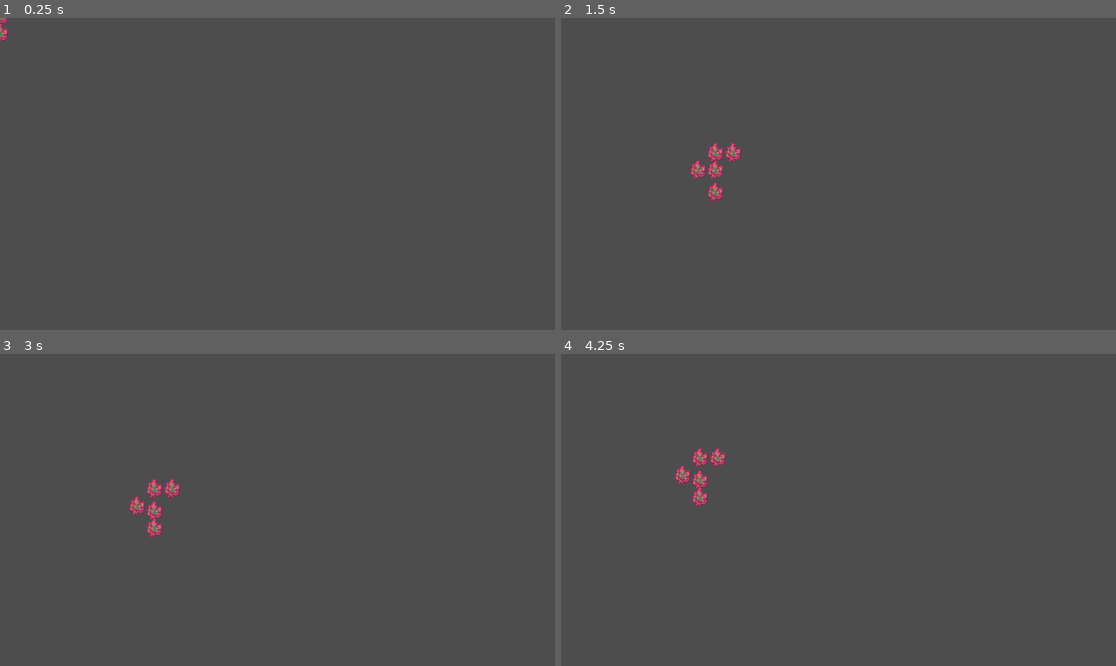
Above: before the commit, frames 1-4 (two rows, left to right).
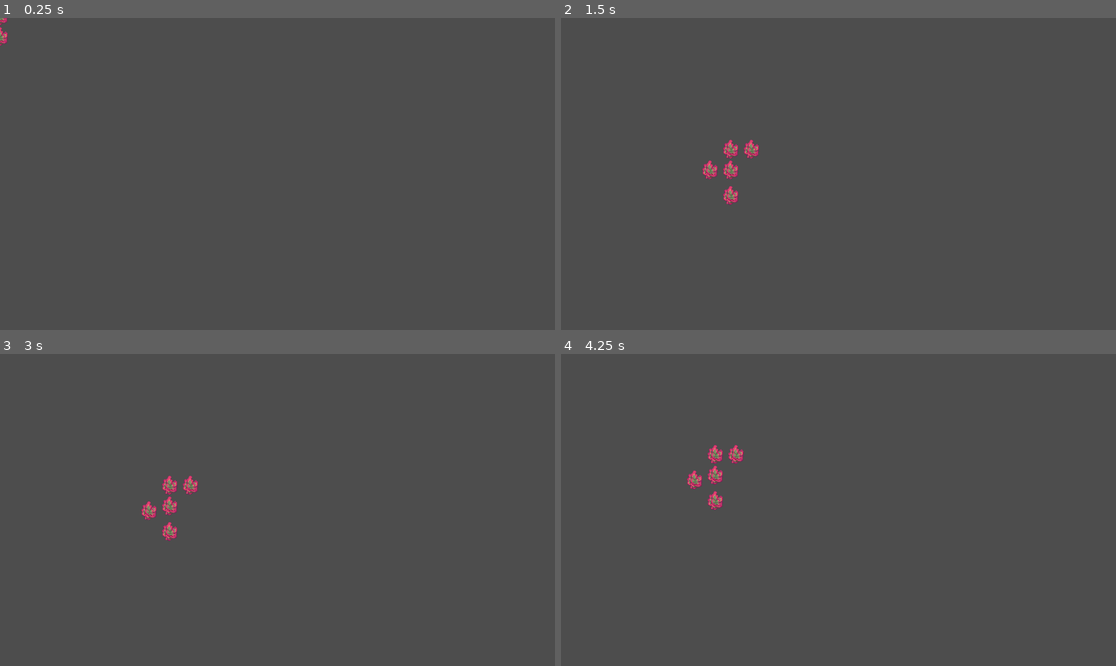
Above: after the commit, the same moments.

Repository: Ihmayor/Growup_GameJam_2025
Game: Godot game, scene res://scenes/Tetraminos/_1-.tscn
Two runs of this game, one before a commit and one after it. Both use one fixed random seed, a clock stepped at 60 frames per second and the inputs below. This scene is started directly instead of the project's main scene.
Inputs (mouse positions are in pixels of both pictures, inside the frame that each line leads up to):
- Up to frame 1 (0.25 s): no input
- Up to frame 2 (1.5 s): tap Enter at 0.5 s; move the mouse to (561, 33) at 0.52 s; hold E (rotate_right) 0.53-1.28 s; hold Right mouse button (Shovel) 0.53-1.28 s; tap Space at 1.25 s; move the mouse to (727, 189) at 1.27 s; hold Q (rotate_left) from 1.28 s (still down); click (727, 189) at 1.35 s
- Up to frame 3 (3 s): tap Enter at 2 s; move the mouse to (155, 506) at 2.02 s; release Q (rotate_left) at 2.03 s; hold J (test_calculate) 2.03-2.78 s; hold E (rotate_right) from 2.03 s (still down); tap Space at 2.75 s; move the mouse to (155, 506) at 2.77 s; right-click (155, 506) at 2.85 s
- Up to frame 4 (4.25 s): tap Enter at 3.5 s; move the mouse to (716, 491) at 3.52 s; release E (rotate_right) at 3.53 s; press the mouse at (716, 491) at 3.53 s; hold Q (rotate_left) from 3.53 s (still down)

The runs differ from the first frame. In frame 1, less than 0.1% of the frame differs, in the area x 0-2%, y 2-9%; in frame 2, 0.9%; in frame 3, 1.0%; in frame 4, 1.0%, in the area x 20-33%, y 29-51%.
Error in both runs: Invalid access to property or key 'first_image' on a base object of type 'Nil'. (res://scripts/resources/Placement/Place.gd:33)

Commit message:
all minoes done

Diff:
--- a/grow_up_game_jam_2025/scenes/Tetraminos/-1_.tscn
+++ b/grow_up_game_jam_2025/scenes/Tetraminos/-1_.tscn
@@ -1,25 +1,36 @@
-[gd_scene load_steps=4 format=3 uid="uid://cnnuahotkldda"]
+[gd_scene load_steps=5 format=3 uid="uid://cnnuahotkldda"]
 
 [ext_resource type="PackedScene" uid="uid://clcpi0nnnycif" path="res://scenes/Plant.tscn" id="1_e2pjf"]
-[ext_resource type="PackedScene" uid="uid://dnieu44y3sd5u" path="res://scenes/Flower.tscn" id="2_nr6ki"]
+[ext_resource type="PackedScene" uid="uid://b7ohs74b7dwdn" path="res://scenes/Flower.tscn" id="2_nr6ki"]
 
 [sub_resource type="RectangleShape2D" id="RectangleShape2D_nr6ki"]
-size = Vector2(110, 111)
+size = Vector2(28, 121)
+
+[sub_resource type="RectangleShape2D" id="RectangleShape2D_ei21k"]
+size = Vector2(42, 35)
 
 [node name="TextureRect2" instance=ExtResource("1_e2pjf")]
 
 [node name="CollisionShape2D" parent="Area2D" index="0"]
-position = Vector2(18, 10.5)
+position = Vector2(17, 10.5)
 shape = SubResource("RectangleShape2D_nr6ki")
 
+[node name="CollisionShape2D2" type="CollisionShape2D" parent="Area2D" index="1"]
+position = Vector2(53, 10.5)
+shape = SubResource("RectangleShape2D_ei21k")
+
+[node name="CollisionShape2D3" type="CollisionShape2D" parent="Area2D" index="2"]
+position = Vector2(-19, -32.5)
+shape = SubResource("RectangleShape2D_ei21k")
+
 [node name="Flower2" parent="Images" index="1" instance=ExtResource("2_nr6ki")]
-position = Vector2(0, -36)
+position = Vector2(0, -43)
 
 [node name="Flower3" parent="Images" index="2" instance=ExtResource("2_nr6ki")]
-position = Vector2(0, 36)
+position = Vector2(0, 43)
 
 [node name="Flower4" parent="Images" index="3" instance=ExtResource("2_nr6ki")]
-position = Vector2(-38, -36)
+position = Vector2(-43, -43)
 
 [node name="Flower5" parent="Images" index="4" instance=ExtResource("2_nr6ki")]
-position = Vector2(39, 0)
+position = Vector2(43, 0)
--- a/grow_up_game_jam_2025/scenes/Tetraminos/L.tscn
+++ b/grow_up_game_jam_2025/scenes/Tetraminos/L.tscn
@@ -1,28 +1,32 @@
-[gd_scene load_steps=4 format=3 uid="uid://dbdsy86126g24"]
+[gd_scene load_steps=5 format=3 uid="uid://dbdsy86126g24"]
 
 [ext_resource type="PackedScene" uid="uid://clcpi0nnnycif" path="res://scenes/Plant.tscn" id="1_abfa4"]
-[ext_resource type="PackedScene" uid="uid://dnieu44y3sd5u" path="res://scenes/Flower.tscn" id="2_k5hyk"]
+[ext_resource type="PackedScene" uid="uid://b7ohs74b7dwdn" path="res://scenes/Flower.tscn" id="2_k5hyk"]
 
 [sub_resource type="RectangleShape2D" id="RectangleShape2D_k5hyk"]
-size = Vector2(112, 115)
+size = Vector2(28, 121)
+
+[sub_resource type="RectangleShape2D" id="RectangleShape2D_jwair"]
+size = Vector2(85, 35)
 
 [node name="TextureRect2" instance=ExtResource("1_abfa4")]
 
 [node name="CollisionShape2D" parent="Area2D" index="0"]
-position = Vector2(58, -28.5)
+position = Vector2(17, -32.5)
 shape = SubResource("RectangleShape2D_k5hyk")
 
+[node name="CollisionShape2D2" type="CollisionShape2D" parent="Area2D" index="1"]
+position = Vector2(74.5, 10.5)
+shape = SubResource("RectangleShape2D_jwair")
+
 [node name="Flower2" parent="Images" index="1" instance=ExtResource("2_k5hyk")]
-position = Vector2(0, -39)
+position = Vector2(0, -43)
 
-[node name="Flower3" parent="Images" index="2" instance=ExtResource("2_k5hyk")]
-position = Vector2(40, 0)
+[node name="Flower4" parent="Images" index="2" instance=ExtResource("2_k5hyk")]
+position = Vector2(43, 0)
 
-[node name="Flower4" parent="Images" index="3" instance=ExtResource("2_k5hyk")]
-position = Vector2(40, 0)
+[node name="Flower5" parent="Images" index="3" instance=ExtResource("2_k5hyk")]
+position = Vector2(86, 0)
 
-[node name="Flower5" parent="Images" index="4" instance=ExtResource("2_k5hyk")]
-position = Vector2(81, 0)
-
-[node name="Flower6" parent="Images" index="5" instance=ExtResource("2_k5hyk")]
-position = Vector2(0, -78)
+[node name="Flower6" parent="Images" index="4" instance=ExtResource("2_k5hyk")]
+position = Vector2(0, -86)
--- a/grow_up_game_jam_2025/scenes/Tetraminos/Plus.tscn
+++ /dev/null
@@ -1,62 +0,0 @@
-[gd_scene load_steps=5 format=3 uid="uid://dv7xf5s2h7rl4"]
-
-[ext_resource type="PackedScene" uid="uid://clcpi0nnnycif" path="res://scenes/Plant.tscn" id="1_88frv"]
-[ext_resource type="Resource" uid="uid://b7kpi1wb3pw1o" path="res://scripts/resources/plant_data/Cucumber.tres" id="2_xs40b"]
-[ext_resource type="PackedScene" uid="uid://b7ohs74b7dwdn" path="res://scenes/Flower.tscn" id="3_xs40b"]
-
-[sub_resource type="RectangleShape2D" id="RectangleShape2D_ftafd"]
-size = Vector2(33, 38)
-
-[node name="TextureRect" instance=ExtResource("1_88frv")]
-plant_data = ExtResource("2_xs40b")
-
-[node name="PlantTexture" type="TextureRect" parent="." index="0"]
-anchors_preset = 15
-anchor_right = 1.0
-anchor_bottom = 1.0
-offset_top = -30.0
-grow_horizontal = 2
-grow_vertical = 2
-stretch_mode = 5
-
-[node name="Images#Flower2" parent="." index="1" instance=ExtResource("3_xs40b")]
-position = Vector2(-42, 0)
-metadata/_edit_use_anchors_ = true
-
-[node name="Images#Flower3" parent="." index="2" instance=ExtResource("3_xs40b")]
-position = Vector2(41, 0)
-metadata/_edit_use_anchors_ = true
-
-[node name="Images#Flower4" parent="." index="3" instance=ExtResource("3_xs40b")]
-position = Vector2(0, -42)
-metadata/_edit_use_anchors_ = true
-
-[node name="Images#Flower5" parent="." index="4" instance=ExtResource("3_xs40b")]
-position = Vector2(0, 43)
-metadata/_edit_use_anchors_ = true
-
-[node name="pivot" type="Node2D" parent="." index="5"]
-position = Vector2(16, 20)
-
-[node name="Area2D" type="Area2D" parent="pivot" index="0"]
-position = Vector2(-16, -12)
-
-[node name="CollisionShape2D" type="CollisionShape2D" parent="pivot/Area2D" index="0"]
-position = Vector2(16.5, 11)
-shape = SubResource("RectangleShape2D_ftafd")
-
-[node name="DragTimer" type="Timer" parent="pivot/Area2D" index="1"]
-wait_time = 0.005
-ignore_time_scale = true
-
-[node name="RotationTweenTimer" type="Timer" parent="pivot" index="1"]
-wait_time = 0.01
-ignore_time_scale = true
-
-[node name="Images" type="Node2D" parent="pivot" index="2"]
-
-[node name="Flower" parent="pivot/Images" index="0" instance=ExtResource("3_xs40b")]
-
-[connection signal="mouse_entered" from="pivot/Area2D" to="." method="_on_area_2d_mouse_entered"]
-[connection signal="timeout" from="pivot/Area2D/DragTimer" to="." method="_on_timer_timeout"]
-[connection signal="timeout" from="pivot/RotationTweenTimer" to="." method="_on_rotation_tween_timer_timeout"]
--- a/grow_up_game_jam_2025/scenes/Tetraminos/[]L.tscn
+++ b/grow_up_game_jam_2025/scenes/Tetraminos/[]L.tscn
@@ -1,25 +1,32 @@
-[gd_scene load_steps=4 format=3 uid="uid://5cf5v4e6l8jj"]
+[gd_scene load_steps=5 format=3 uid="uid://5cf5v4e6l8jj"]
 
 [ext_resource type="PackedScene" uid="uid://clcpi0nnnycif" path="res://scenes/Plant.tscn" id="1_rld57"]
-[ext_resource type="PackedScene" uid="uid://dnieu44y3sd5u" path="res://scenes/Flower.tscn" id="2_b7oef"]
+[ext_resource type="PackedScene" uid="uid://b7ohs74b7dwdn" path="res://scenes/Flower.tscn" id="2_b7oef"]
 
 [sub_resource type="RectangleShape2D" id="RectangleShape2D_rld57"]
-size = Vector2(76, 115)
+size = Vector2(28, 121)
+
+[sub_resource type="RectangleShape2D" id="RectangleShape2D_b7oef"]
+size = Vector2(42, 78)
 
 [node name="TextureRect2" instance=ExtResource("1_rld57")]
 
 [node name="CollisionShape2D" parent="Area2D" index="0"]
-position = Vector2(38, 48.5)
+position = Vector2(17, 53.5)
 shape = SubResource("RectangleShape2D_rld57")
 
+[node name="CollisionShape2D2" type="CollisionShape2D" parent="Area2D" index="1"]
+position = Vector2(53, 32)
+shape = SubResource("RectangleShape2D_b7oef")
+
 [node name="Flower2" parent="Images" index="1" instance=ExtResource("2_b7oef")]
-position = Vector2(41, 0)
+position = Vector2(43, 0)
 
 [node name="Flower3" parent="Images" index="2" instance=ExtResource("2_b7oef")]
-position = Vector2(0, 39)
+position = Vector2(0, 43)
 
 [node name="Flower4" parent="Images" index="3" instance=ExtResource("2_b7oef")]
-position = Vector2(41, 39)
+position = Vector2(43, 43)
 
 [node name="Flower5" parent="Images" index="4" instance=ExtResource("2_b7oef")]
-position = Vector2(0, 77)
+position = Vector2(0, 86)
--- a/grow_up_game_jam_2025/scenes/Tetraminos/[]R.tscn
+++ b/grow_up_game_jam_2025/scenes/Tetraminos/[]R.tscn
@@ -3,13 +3,16 @@
 [ext_resource type="PackedScene" uid="uid://5cf5v4e6l8jj" path="res://scenes/Tetraminos/[]L.tscn" id="1_0gs3r"]
 
 [sub_resource type="RectangleShape2D" id="RectangleShape2D_0gs3r"]
-size = Vector2(73, 114)
+size = Vector2(28, 121)
 
 [node name="TextureRect2" instance=ExtResource("1_0gs3r")]
 
 [node name="CollisionShape2D" parent="Area2D" index="0"]
-position = Vector2(37.5, 48)
+position = Vector2(60, 53.5)
 shape = SubResource("RectangleShape2D_0gs3r")
 
+[node name="CollisionShape2D2" parent="Area2D" index="1"]
+position = Vector2(24, 32)
+
 [node name="Flower5" parent="Images" index="4"]
-position = Vector2(41, 77)
+position = Vector2(43, 86)
--- a/grow_up_game_jam_2025/scenes/Tetraminos/_1-.tscn
+++ b/grow_up_game_jam_2025/scenes/Tetraminos/_1-.tscn
@@ -1,11 +1,31 @@
-[gd_scene load_steps=2 format=3 uid="uid://v5qkd4m7ly4n"]
+[gd_scene load_steps=3 format=3 uid="uid://v5qkd4m7ly4n"]
 
 [ext_resource type="PackedScene" uid="uid://cnnuahotkldda" path="res://scenes/Tetraminos/-1_.tscn" id="1_a203c"]
 
+[sub_resource type="RectangleShape2D" id="RectangleShape2D_a203c"]
+size = Vector2(42, 35)
+
 [node name="TextureRect2" instance=ExtResource("1_a203c")]
 
+[node name="CollisionShape2D" parent="Area2D" index="0"]
+position = Vector2(17, 10.5)
+
+[node name="CollisionShape2D2" type="CollisionShape2D" parent="Area2D" index="1"]
+position = Vector2(-19, 10.5)
+shape = SubResource("RectangleShape2D_a203c")
+
+[node name="CollisionShape2D3" type="CollisionShape2D" parent="Area2D" index="2"]
+position = Vector2(53, -32.5)
+shape = SubResource("RectangleShape2D_a203c")
+
+[node name="Flower2" parent="Images" index="1"]
+position = Vector2(0, -43)
+
+[node name="Flower3" parent="Images" index="2"]
+position = Vector2(0, 43)
+
 [node name="Flower4" parent="Images" index="3"]
-position = Vector2(37, -36)
+position = Vector2(43, -43)
 
 [node name="Flower5" parent="Images" index="4"]
-position = Vector2(-36, 0)
+position = Vector2(-43, 0)
--- a/grow_up_game_jam_2025/scenes/Tetraminos/u.tscn
+++ b/grow_up_game_jam_2025/scenes/Tetraminos/u.tscn
@@ -1,25 +1,36 @@
-[gd_scene load_steps=4 format=3 uid="uid://c1j85kwc2mds0"]
+[gd_scene load_steps=5 format=3 uid="uid://c1j85kwc2mds0"]
 
 [ext_resource type="PackedScene" uid="uid://clcpi0nnnycif" path="res://scenes/Plant.tscn" id="1_x66al"]
-[ext_resource type="PackedScene" uid="uid://dnieu44y3sd5u" path="res://scenes/Flower.tscn" id="2_yhdii"]
+[ext_resource type="PackedScene" uid="uid://b7ohs74b7dwdn" path="res://scenes/Flower.tscn" id="2_yhdii"]
 
 [sub_resource type="RectangleShape2D" id="RectangleShape2D_yhdii"]
-size = Vector2(116, 74)
+size = Vector2(114, 35)
+
+[sub_resource type="RectangleShape2D" id="RectangleShape2D_aj2rx"]
+size = Vector2(28, 42)
 
 [node name="TextureRect2" instance=ExtResource("1_x66al")]
 
 [node name="CollisionShape2D" parent="Area2D" index="0"]
-position = Vector2(18, -8)
+position = Vector2(17, 10.5)
 shape = SubResource("RectangleShape2D_yhdii")
 
+[node name="CollisionShape2D2" type="CollisionShape2D" parent="Area2D" index="1"]
+position = Vector2(-26, -29)
+shape = SubResource("RectangleShape2D_aj2rx")
+
+[node name="CollisionShape2D3" type="CollisionShape2D" parent="Area2D" index="2"]
+position = Vector2(60, -29)
+shape = SubResource("RectangleShape2D_aj2rx")
+
 [node name="Flower2" parent="Images" index="1" instance=ExtResource("2_yhdii")]
-position = Vector2(-42, 0)
+position = Vector2(-43, 0)
 
 [node name="Flower3" parent="Images" index="2" instance=ExtResource("2_yhdii")]
 position = Vector2(43, 0)
 
 [node name="Flower4" parent="Images" index="3" instance=ExtResource("2_yhdii")]
-position = Vector2(-42, -37)
+position = Vector2(-43, -43)
 
 [node name="Flower5" parent="Images" index="4" instance=ExtResource("2_yhdii")]
-position = Vector2(43, -37)
+position = Vector2(43, -43)
--- a/grow_up_game_jam_2025/scenes/Tetraminos/w-45.tscn
+++ b/grow_up_game_jam_2025/scenes/Tetraminos/w-45.tscn
@@ -1,25 +1,36 @@
-[gd_scene load_steps=4 format=3 uid="uid://3cntd6aavsvk"]
+[gd_scene load_steps=5 format=3 uid="uid://3cntd6aavsvk"]
 
 [ext_resource type="PackedScene" uid="uid://clcpi0nnnycif" path="res://scenes/Plant.tscn" id="1_5pquv"]
-[ext_resource type="PackedScene" uid="uid://dnieu44y3sd5u" path="res://scenes/Flower.tscn" id="2_ae0ld"]
+[ext_resource type="PackedScene" uid="uid://b7ohs74b7dwdn" path="res://scenes/Flower.tscn" id="2_ae0ld"]
 
 [sub_resource type="RectangleShape2D" id="RectangleShape2D_ae0ld"]
-size = Vector2(105, 113)
+size = Vector2(71, 35)
+
+[sub_resource type="RectangleShape2D" id="RectangleShape2D_rtaia"]
+size = Vector2(28, 42)
 
 [node name="TextureRect2" instance=ExtResource("1_5pquv")]
 
 [node name="CollisionShape2D" parent="Area2D" index="0"]
-position = Vector2(16.5, 10.5)
+position = Vector2(-4.5, 53.5)
 shape = SubResource("RectangleShape2D_ae0ld")
 
+[node name="CollisionShape2D2" type="CollisionShape2D" parent="Area2D" index="1"]
+position = Vector2(38.5, 10.5)
+shape = SubResource("RectangleShape2D_ae0ld")
+
+[node name="CollisionShape2D3" type="CollisionShape2D" parent="Area2D" index="2"]
+position = Vector2(60, -29)
+shape = SubResource("RectangleShape2D_rtaia")
+
 [node name="Flower2" parent="Images" index="1" instance=ExtResource("2_ae0ld")]
-position = Vector2(0, 37)
+position = Vector2(0, 43)
 
 [node name="Flower3" parent="Images" index="2" instance=ExtResource("2_ae0ld")]
-position = Vector2(38, 0)
+position = Vector2(43, 0)
 
 [node name="Flower4" parent="Images" index="3" instance=ExtResource("2_ae0ld")]
-position = Vector2(38, -38)
+position = Vector2(43, -43)
 
 [node name="Flower5" parent="Images" index="4" instance=ExtResource("2_ae0ld")]
-position = Vector2(-38, 37)
+position = Vector2(-43, 43)
--- /dev/null
+++ b/grow_up_game_jam_2025/scenes/x penamino.tscn
@@ -0,0 +1,39 @@
+[gd_scene load_steps=6 format=3 uid="uid://ckf55v1q38otu"]
+
+[ext_resource type="PackedScene" uid="uid://clcpi0nnnycif" path="res://scenes/Plant.tscn" id="1_dnnv8"]
+[ext_resource type="PackedScene" uid="uid://b7ohs74b7dwdn" path="res://scenes/Flower.tscn" id="2_bk2ul"]
+
+[sub_resource type="RectangleShape2D" id="RectangleShape2D_m0yx1"]
+size = Vector2(114, 35)
+
+[sub_resource type="RectangleShape2D" id="RectangleShape2D_7m4fa"]
+size = Vector2(28, 42)
+
+[sub_resource type="RectangleShape2D" id="RectangleShape2D_l3e4l"]
+size = Vector2(28, 42)
+
+[node name="TextureRect2" instance=ExtResource("1_dnnv8")]
+
+[node name="CollisionShape2D" parent="Area2D" index="0"]
+position = Vector2(17, 10.5)
+shape = SubResource("RectangleShape2D_m0yx1")
+
+[node name="CollisionShape2D2" type="CollisionShape2D" parent="Area2D" index="1"]
+position = Vector2(17, 50)
+shape = SubResource("RectangleShape2D_7m4fa")
+
+[node name="CollisionShape2D3" type="CollisionShape2D" parent="Area2D" index="2"]
+position = Vector2(17, -29)
+shape = SubResource("RectangleShape2D_l3e4l")
+
+[node name="Flower5" parent="Images" index="1" instance=ExtResource("2_bk2ul")]
+position = Vector2(0, -43)
+
+[node name="Flower4" parent="Images" index="2" instance=ExtResource("2_bk2ul")]
+position = Vector2(0, 43)
+
+[node name="Flower3" parent="Images" index="3" instance=ExtResource("2_bk2ul")]
+position = Vector2(-43, 0)
+
+[node name="Flower2" parent="Images" index="4" instance=ExtResource("2_bk2ul")]
+position = Vector2(43, 0)
